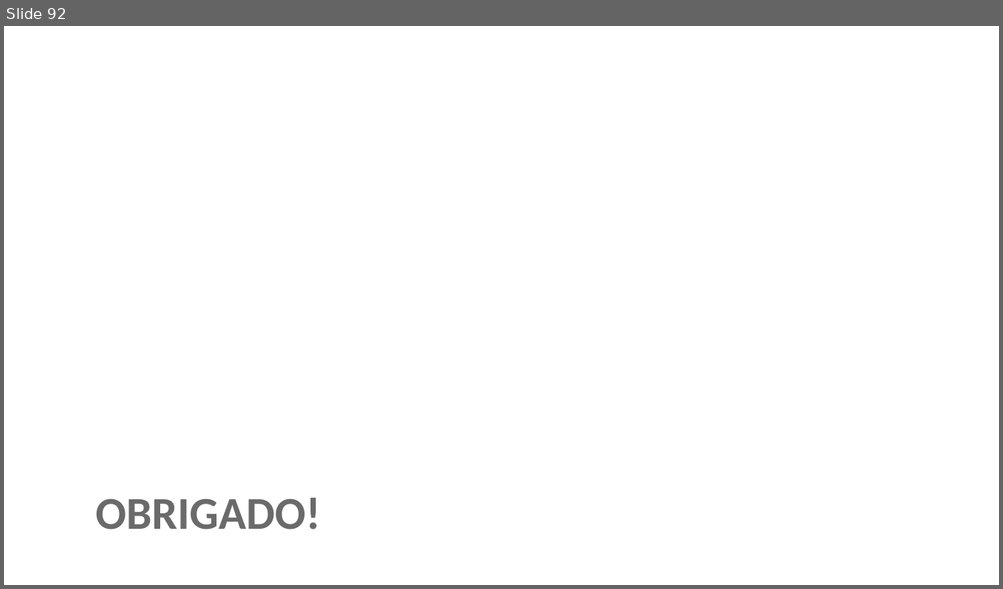
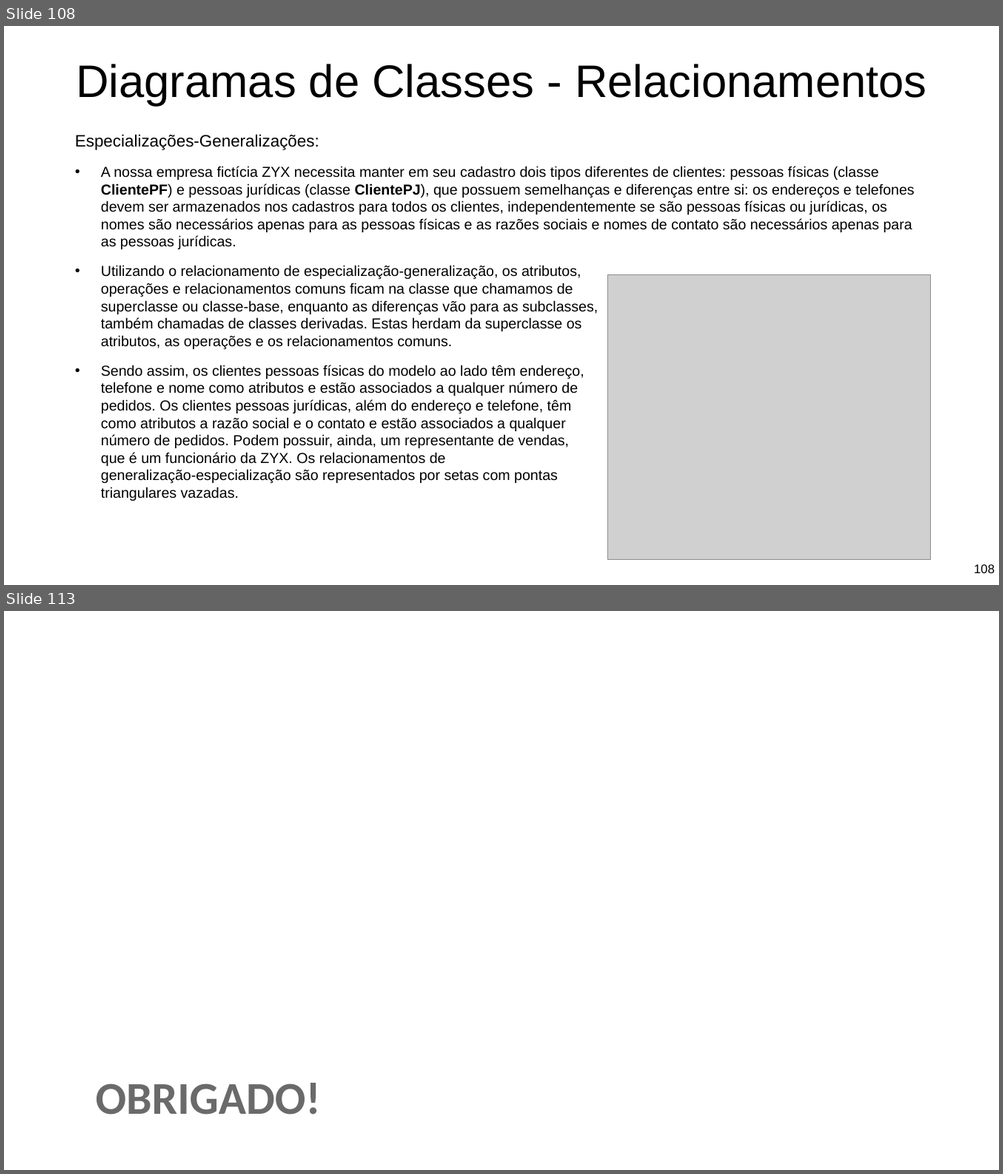
Before and after one commit to Pedrorocha13/2021.1-progoo, a slide deck: materiais/slides.pptx. Shown one above the other, each under a label of ours: slide 92 before the commit, slides 108 and 113 after it; the slides between them are not shown. The pictures are 1003x589 and 1003x1174 pixels, drawn with LibreOffice and Linux fonts; fonts in the diff are those of the drawing; grey boxes stand for pictures; background and template pictures are left out. Boxes give left, top, right and bottom in pixels: in the first picture for what was removed or moved away, otherwise in the second. Text is boxed around its words. In the diff, an @@ line names an element or a change of style, - is before the commit and + after.

```diff
--- a/materiais/slides.pptx
+++ b/materiais/slides.pptx
@@ slide 108 added at (x1=4, y1=26, x2=999, y2=585), background picture (left out) @@
@@ title added at (x1=76, y1=64, x2=927, y2=106), 88 pt, text #000000 @@
+Diagramas de Classes - Relacionamentos
@@ text added at (x1=75, y1=134, x2=913, y2=501), 28 pt, text #000000 @@
+Especializações-Generalizações:
+  • A nossa empresa fictícia ZYX necessita manter em seu cadastro dois tipos diferentes de clientes: pessoas físicas (classe ClientePF) e pessoas jurídicas (classe ClientePJ), que possuem semelhanças e diferenças entre si: os endereços e telefones devem ser armazenados nos cadastros para todos os clientes, independentemente se são pessoas físicas ou jurídicas, os nomes são necessários apenas para as pessoas físicas e as razões sociais e nomes de contato são necessários apenas para as pessoas jurídicas.
+  • Utilizando o relacionamento de especialização-generalização, os atributos,
+    operações e relacionamentos comuns ficam na classe que chamamos de
+    superclasse ou classe-base, enquanto as diferenças vão para as subclasses,
+    também chamadas de classes derivadas. Estas herdam da superclasse os
+    atributos, as operações e os relacionamentos comuns.
+  • Sendo assim, os clientes pessoas físicas do modelo ao lado têm endereço,
+    telefone e nome como atributos e estão associados a qualquer número de
+    pedidos. Os clientes pessoas jurídicas, além do endereço e telefone, têm
+    como atributos a razão social e o contato e estão associados a qualquer
+    número de pedidos. Podem possuir, ainda, um representante de vendas,
+    que é um funcionário da ZYX. Os relacionamentos de
+    generalização-especialização são representados por setas com pontas
+    triangulares vazadas.
@@ picture added at (x1=607, y1=275, x2=930, y2=560) @@
@@ page number added at (x1=973, y1=565, x2=994, y2=574), 24 pt, text #000000 @@
+108
@@ what was slide 92 is now slide 113 @@
```
Also in this commit, not shown: 2 slides changed, 20 other slides added, 1 other file.
